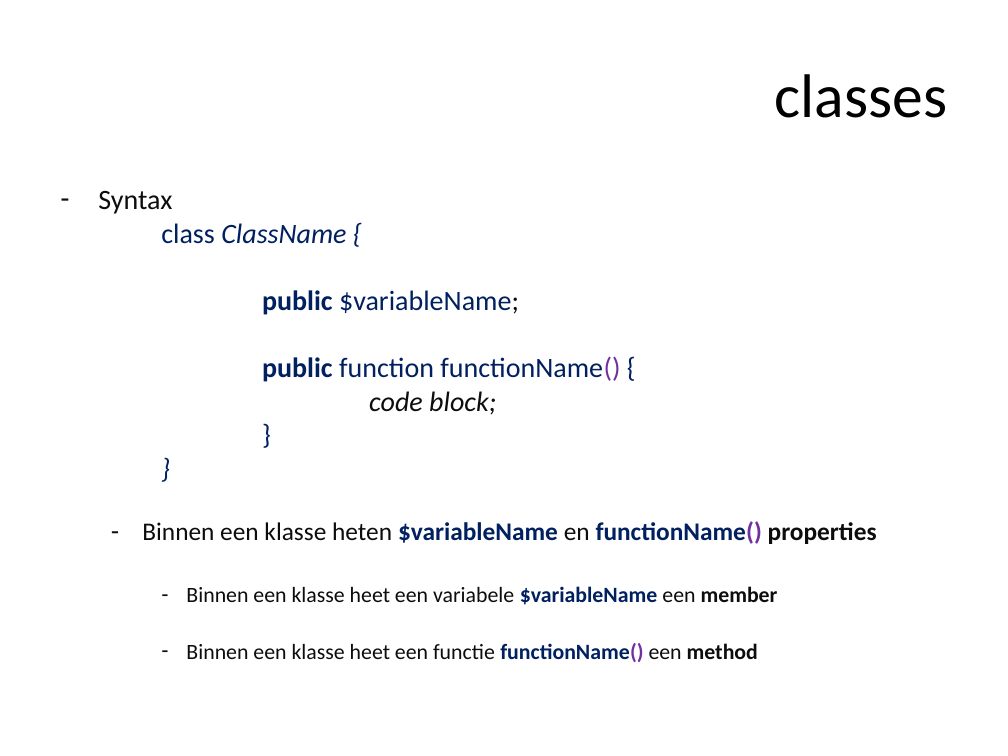
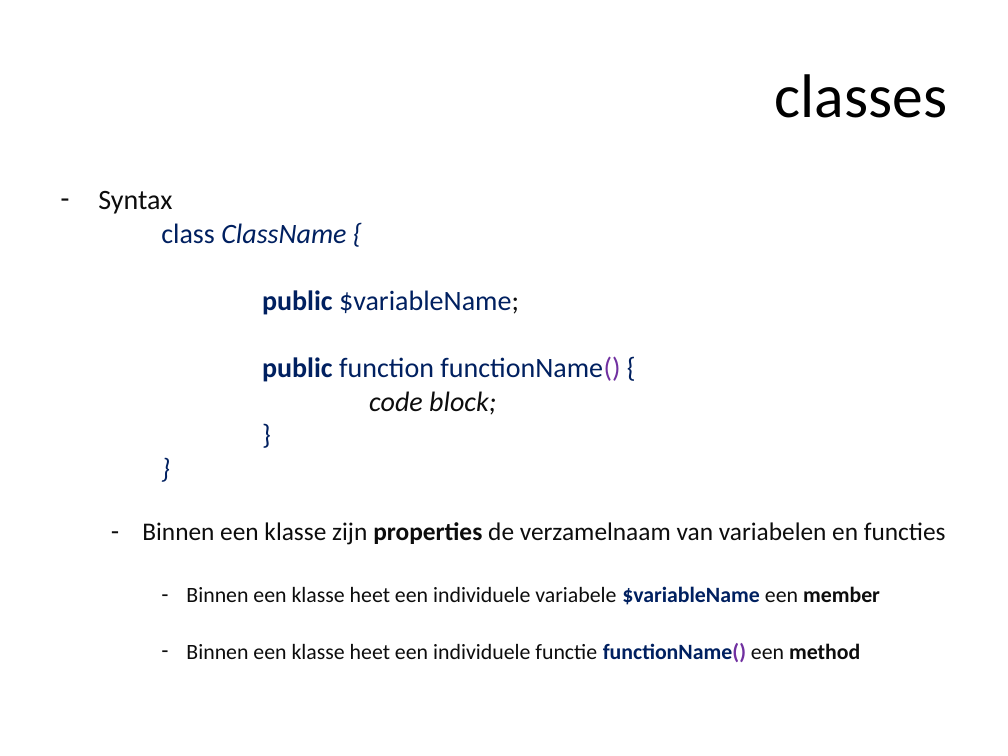
Before and after one commit to ajkea/web-backend-1, a slide deck: slide 116 of public/cursus/web-backend-cursus.pptx. Drawn at 1008x756 pixels with LibreOffice and Linux fonts; fonts in the diff are those of the drawing. Boxes give left, top, right and bottom in pixels: in the first picture for what was removed or moved away, otherwise in the second. Text is boxed around its words. In the diff, an @@ line names an element or a change of style, - is before the commit and + after.

Commit message:
Correct slides + correct oplossing sessions

```diff
--- a/public/cursus/web-backend-cursus.pptx
+++ b/public/cursus/web-backend-cursus.pptx
@@ text at [142,522,946,662]: text changed @@
-  – Binnen een klasse heten $variableName en functionName() properties
-    – Binnen een klasse heet een variabele $variableName een member
-    – Binnen een klasse heet een functie functionName() een method
+  – Binnen een klasse zijn properties de verzamelnaam van variabelen en functies
+    – Binnen een klasse heet een individuele variabele $variableName een member
+    – Binnen een klasse heet een individuele functie functionName() een method
```
Also in this commit, not shown: 4 other files.
